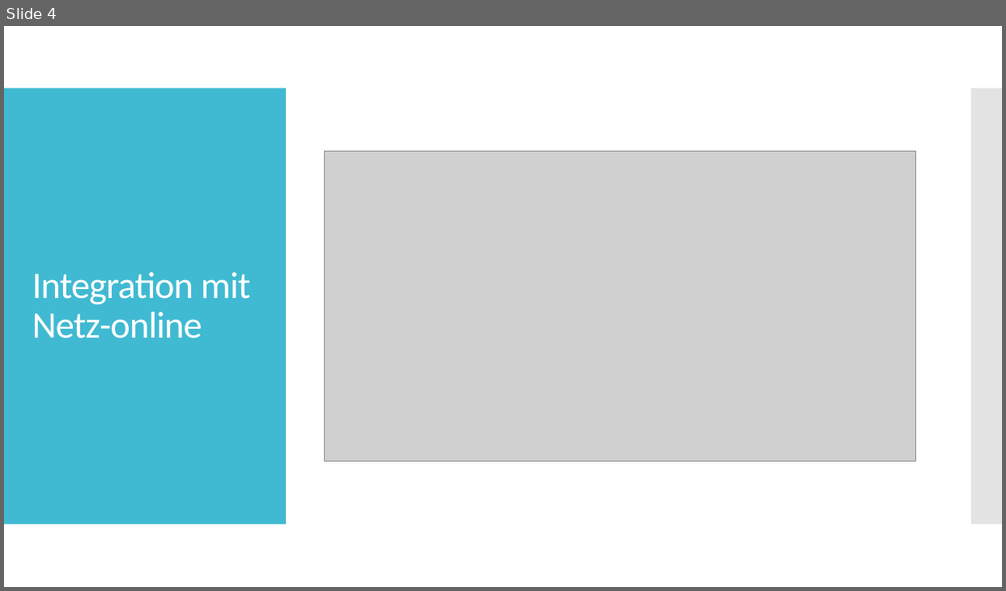
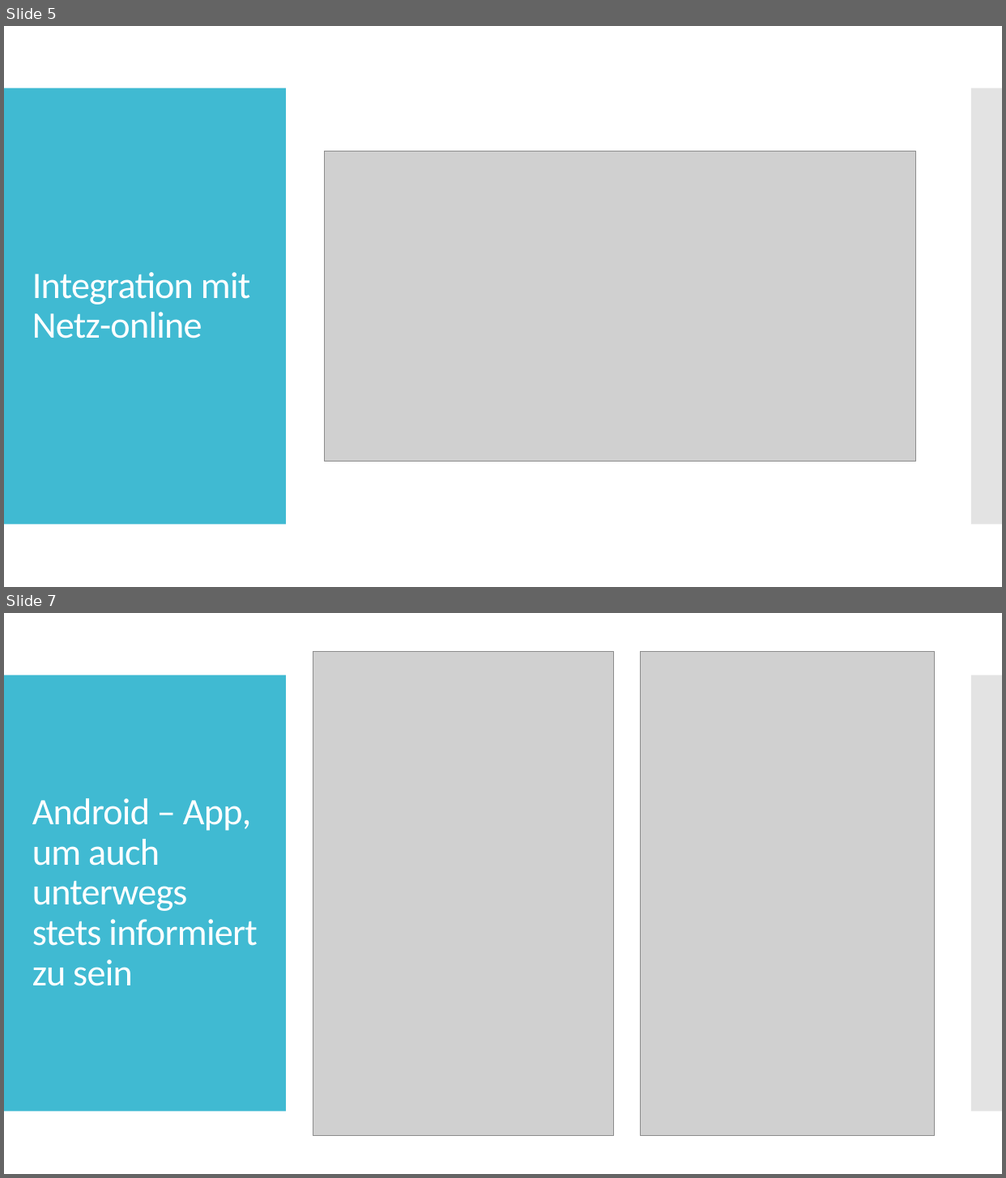
Before and after one commit to SebastianMandl/AEMS, a slide deck: Planung/Praesentationen/Praesentation_Firmentag.pptx. Shown one above the other, each under a label of ours: slide 4 before the commit, slides 5 and 7 after it; the slides between them are not shown. The pictures are 1006x591 and 1006x1178 pixels, drawn with LibreOffice and Linux fonts; fonts in the diff are those of the drawing; grey boxes stand for pictures. Boxes give left, top, right and bottom in pixels: in the first picture for what was removed or moved away, otherwise in the second. Text is boxed around its words. In the diff, an @@ line names an element or a change of style, - is before the commit and + after.

```diff
--- a/Planung/Praesentationen/Praesentation_Firmentag.pptx
+++ b/Planung/Praesentationen/Praesentation_Firmentag.pptx
@@ slide 7 added at (x1=4, y1=613, x2=1002, y2=1174), background #FFFFFF; not listed: 2 template elements that a slide beside it also shows @@
@@ picture added at (x1=313, y1=652, x2=613, y2=1136) @@
@@ picture added at (x1=641, y1=652, x2=935, y2=1136) @@
@@ title added at (x1=32, y1=798, x2=257, y2=986), 36 pt, text #FFFFFF @@
+Android – App, um auch unterwegs stets informiert zu sein
@@ what was slide 4 is now slide 5 @@
```
Also in this commit, not shown: 4 slides changed, 2 other slides added, 1 slide removed, 1 other file.
